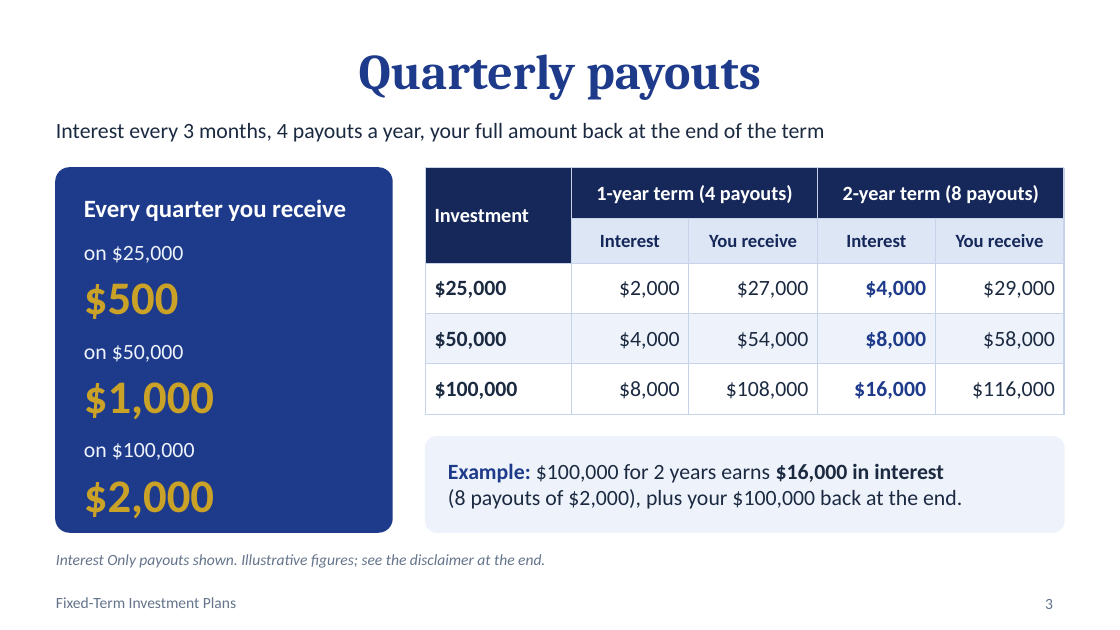
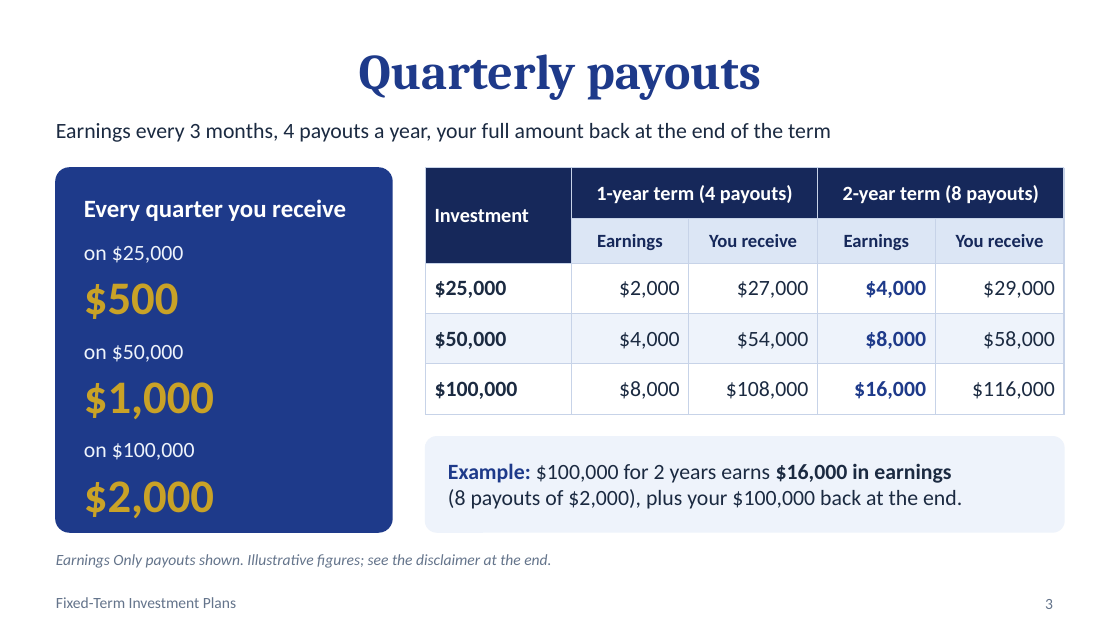
Before and after one commit to sureshsinghbhandari/payout-calculator, a slide deck: slide 3 of docs/Investment-Plans-Seminar.pptx. Drawn at 1120x630 pixels with LibreOffice and Linux fonts; fonts in the diff are those of the drawing. Boxes give left, top, right and bottom in pixels: in the first picture for what was removed or moved away, otherwise in the second. Text is boxed around its words. In the diff, an @@ line names an element or a change of style, - is before the commit and + after.

```diff
--- a/docs/Investment-Plans-Seminar.pptx
+++ b/docs/Investment-Plans-Seminar.pptx
@@ text at [56,123,831,142]: text changed @@
-Interest every 3 months, 4 payouts a year, your full amount back at the end of the term
+Earnings every 3 months, 4 payouts a year, your full amount back at the end of the term
@@ table at [426,168,1064,403] @@
-row 2, column 2: Interest
+row 2, column 2: Earnings
-row 2, column 4: Interest
+row 2, column 4: Earnings
@@ text at [448,463,962,509]: text changed @@
-Example: $100,000 for 2 years earns $16,000 in interest (8 payouts of $2,000), plus your $100,000 back at the end.
+Example: $100,000 for 2 years earns $16,000 in earnings (8 payouts of $2,000), plus your $100,000 back at the end.
@@ text at [56,554,551,568]: text changed @@
-Interest Only payouts shown. Illustrative figures; see the disclaimer at the end.
+Earnings Only payouts shown. Illustrative figures; see the disclaimer at the end.
```
Also in this commit, not shown: 4 other slides changed, 48 other files.
